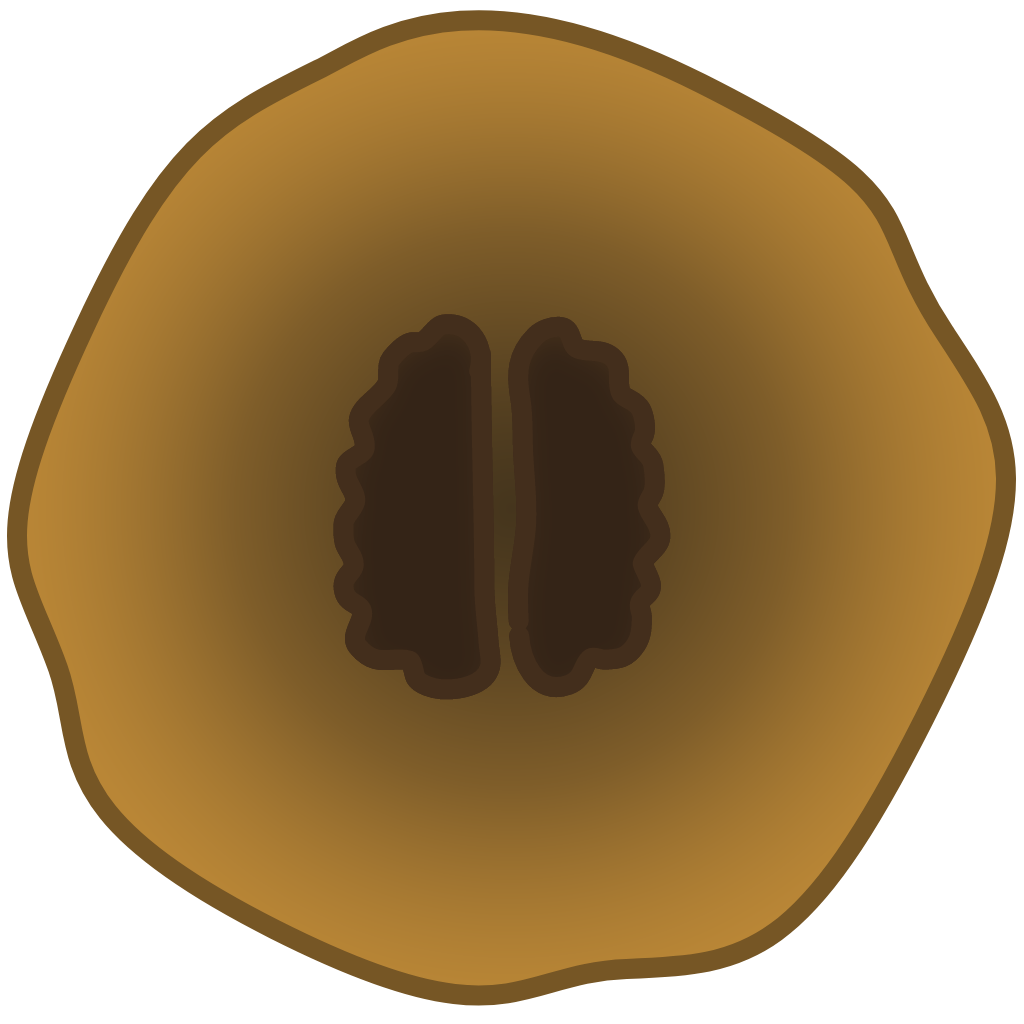
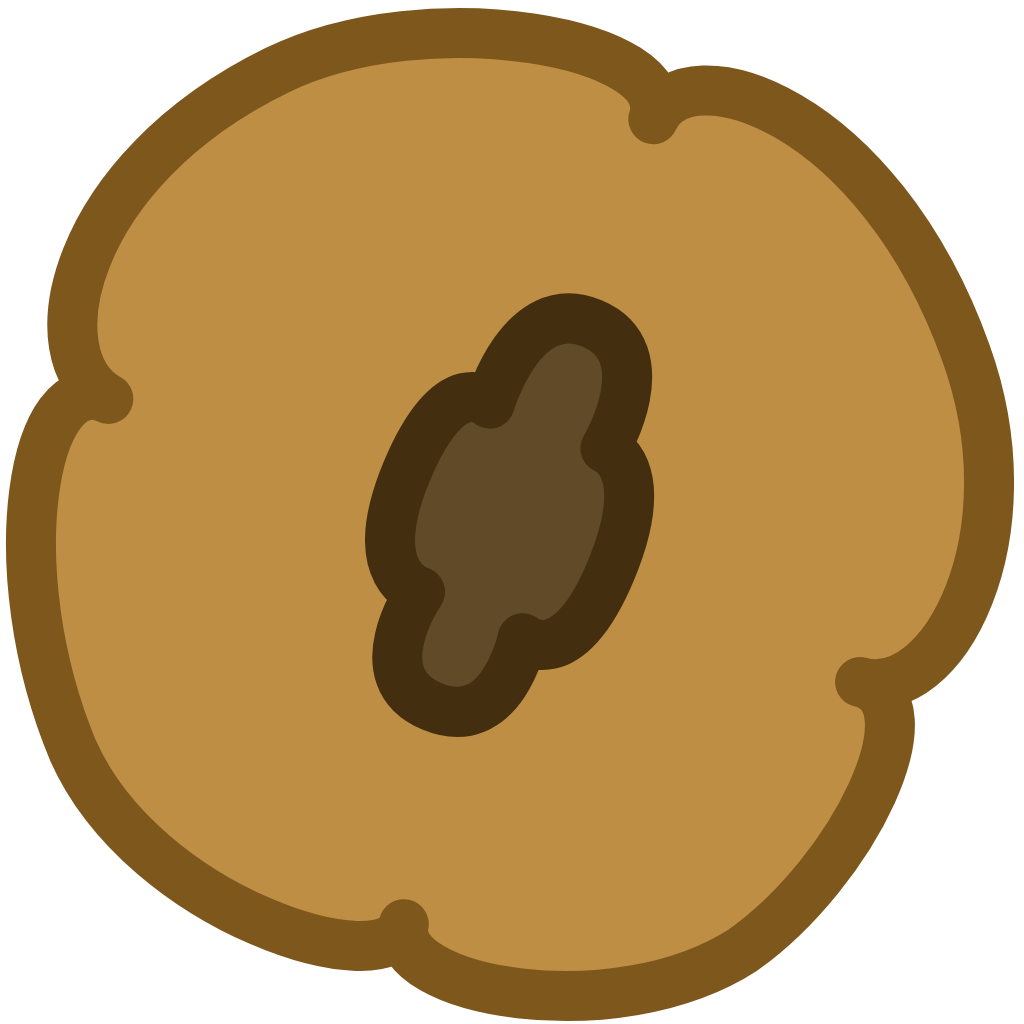
Layer changes from the first (1024, 1024) image to the second:
hid "Background" over [5, 8, 1016, 1021]
